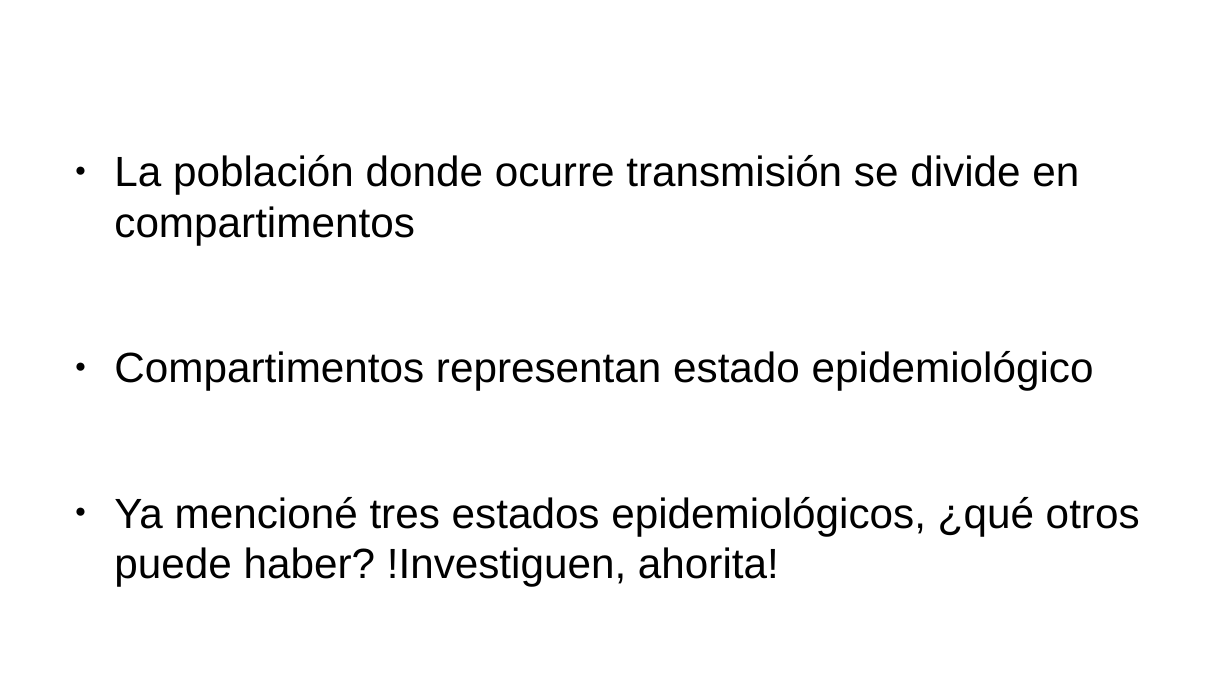
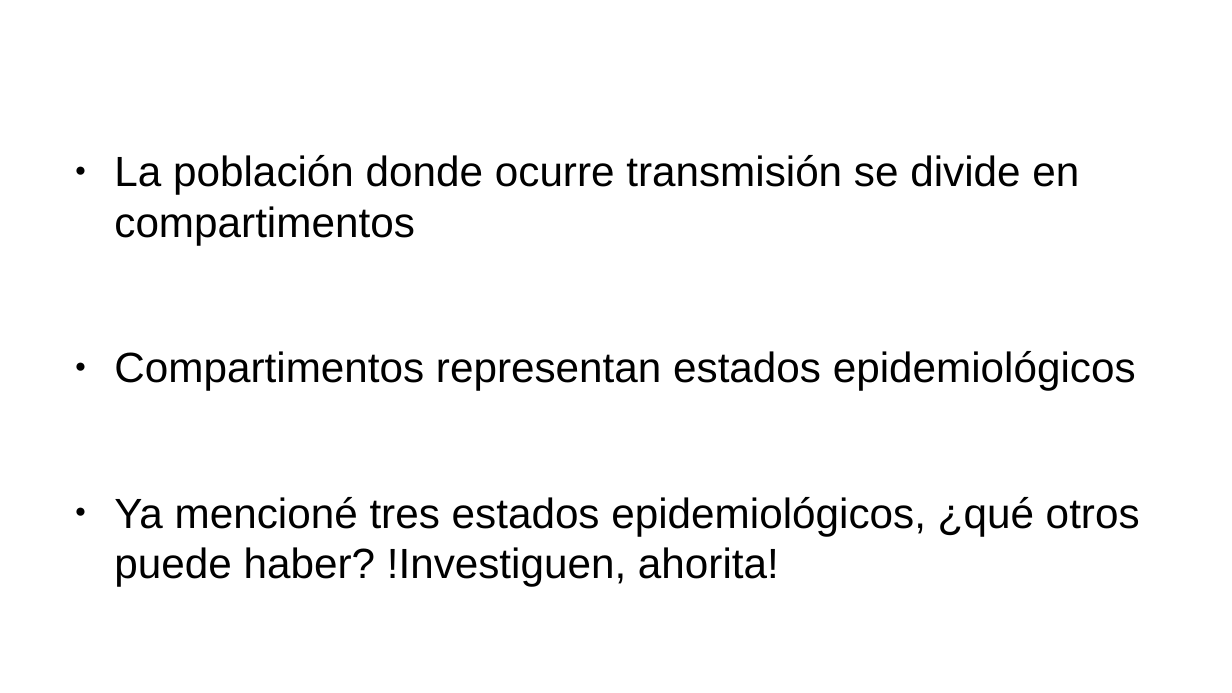
Before and after one commit to gerardommc/Ecologia-Teorica, a slide deck: slide 10 of Modelos-epi.odp. Drawn at 1232x693 pixels with LibreOffice and Linux fonts; fonts in the diff are those of the drawing. Boxes give left, top, right and bottom in pixels: in the first picture for what was removed or moved away, otherwise in the second. Text is boxed around its words. In the diff, an @@ line names an element or a change of style, - is before the commit and + after.

```diff
--- a/Modelos-epi.odp
+++ b/Modelos-epi.odp
@@ text at <box>114,351,1136,391</box>: text changed @@
-● Compartimentos representan estado epidemiológico
+● Compartimentos representan estados epidemiológicos
```
Also in this commit, not shown: 5 other slides changed, 11 slides added, 6 other files.
